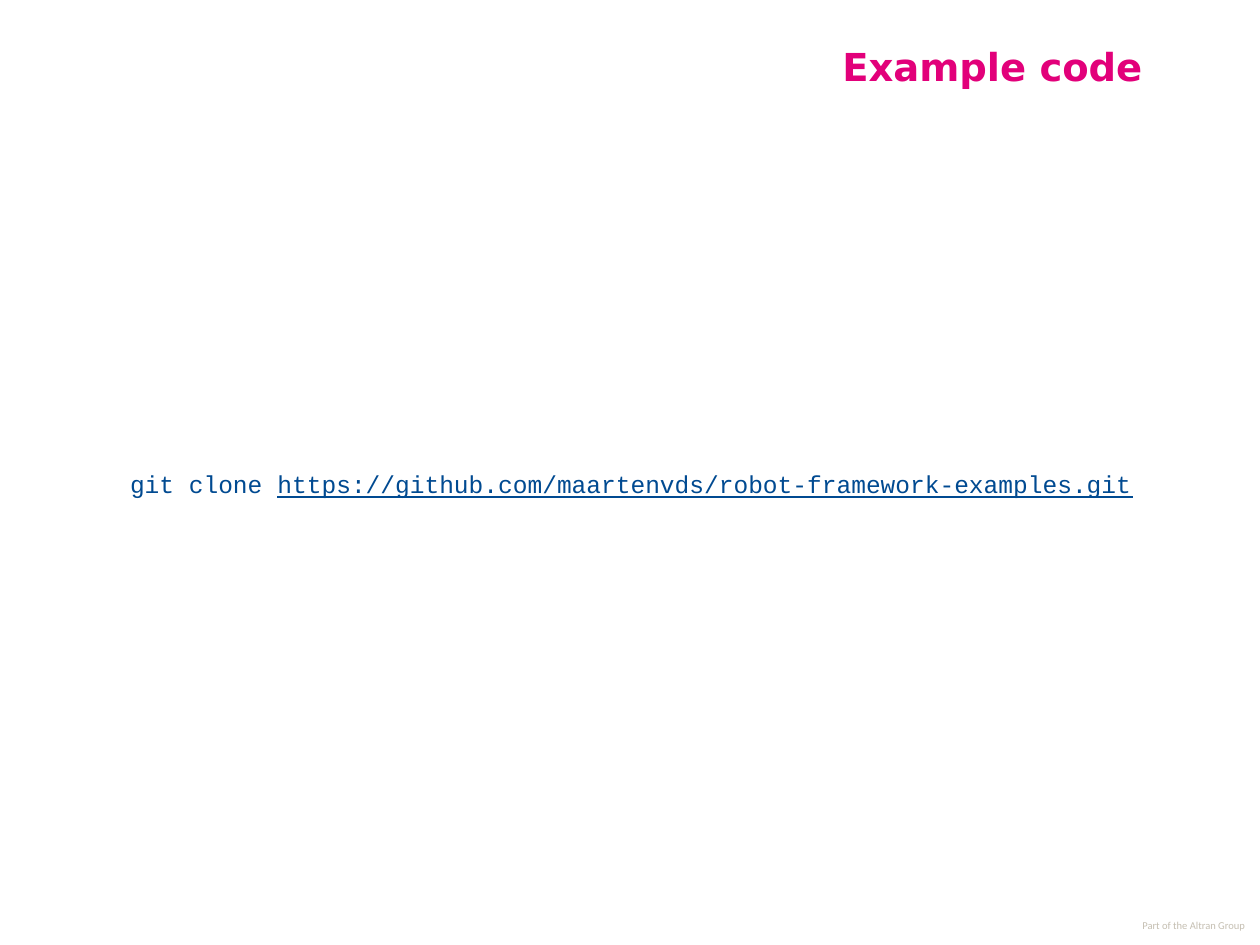
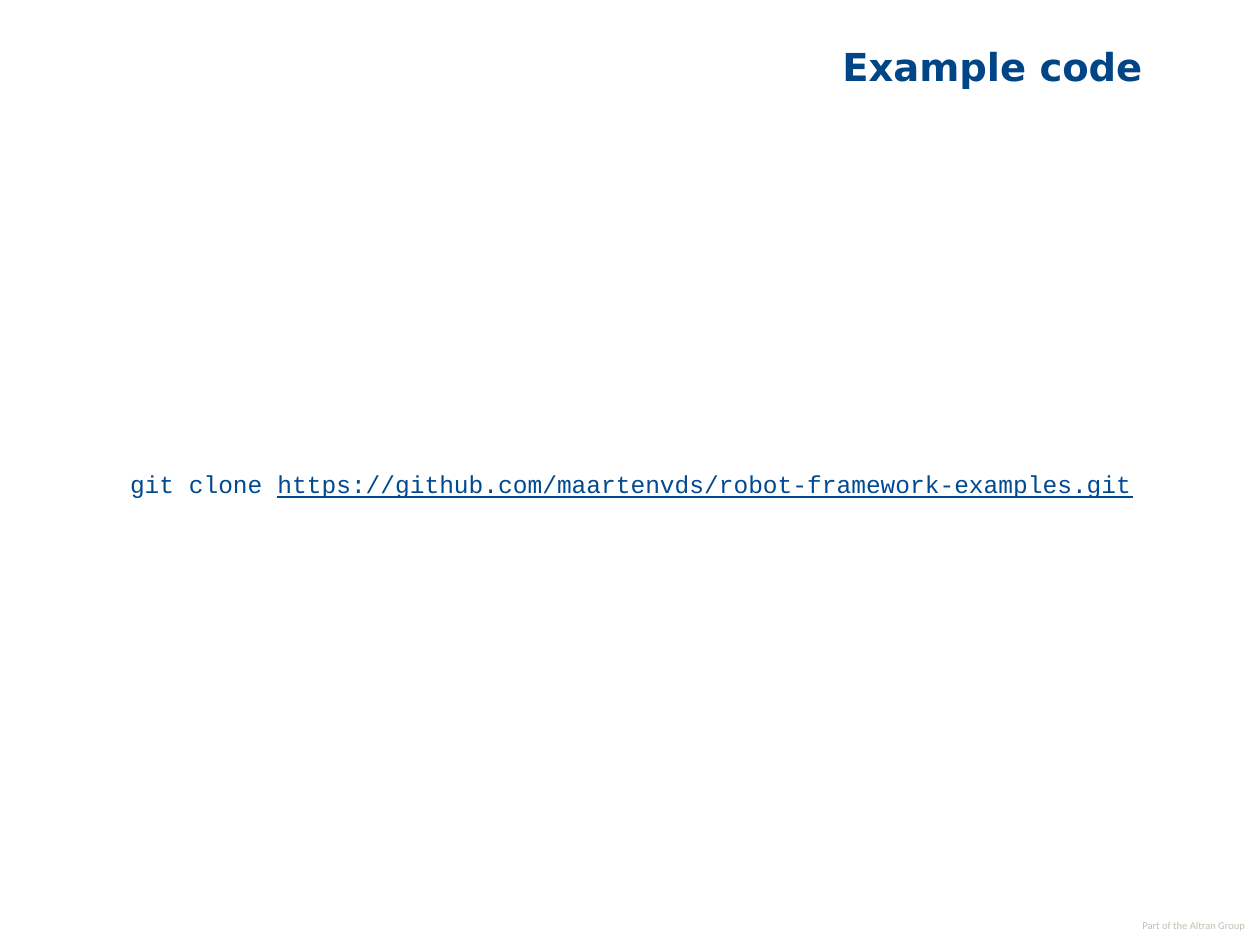
Before and after one commit to maartenvds/robot-framework-examples, a slide deck: slide 42 of documentation/P&B Robot Framework.odp (slide 41 before the commit). Drawn at 1260x945 pixels with LibreOffice and Linux fonts; fonts in the diff are those of the drawing; background and template pictures are left out. Boxes give left, top, right and bottom in pixels: in the first picture for what was removed or moved away, otherwise in the second. Text is boxed around its words. In the diff, an @@ line names an element or a change of style, - is before the commit and + after.

Commit message:
Presentation: finished introduction rework
modified bdd_login from selenium example a bit

```diff
--- a/documentation/P&B Robot Framework.odp
+++ b/documentation/P&B Robot Framework.odp
@@ title "Example code" at <box>842,51,1143,89</box>: text colour #E2007A to #004586 @@
```
Also in this commit, not shown: 8 other slides changed, 2 slides added, 1 slide removed, 4 other files.
